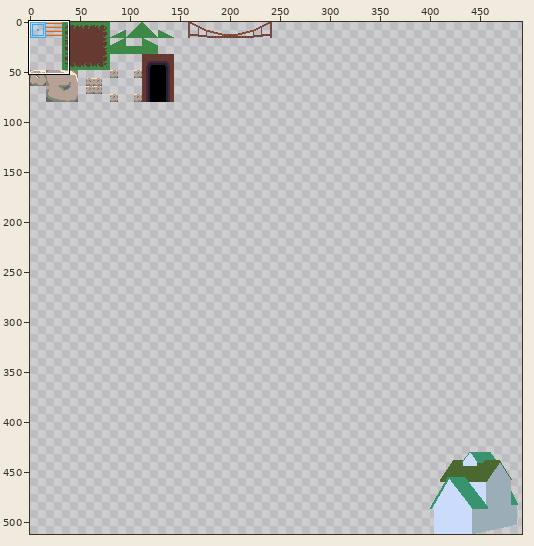
Edited in one commit: pixel-art file (assets/images/tilesheet.aseprite). The picture above shows the old version from afar; the outline marks the close-up.
Close-up. As it was:
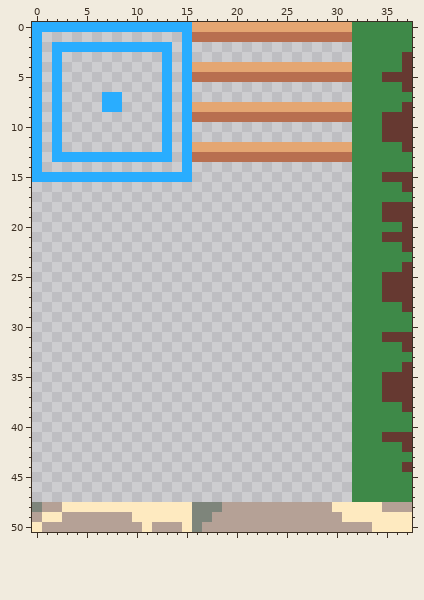
512x512 pixels, 1 frame. Shown: x 0..37, y 0..50. The wide view leaves out empty margins.
Once edited:
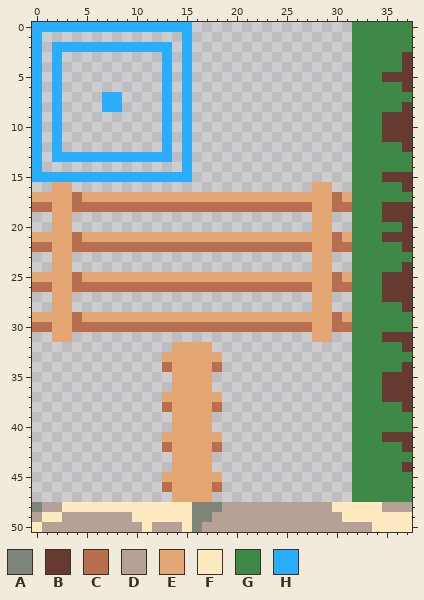
Palette (. is transparent): A #7e857b  B #663931  C #b86f50  D #b5a196  E #e4a672  F #feeac0  G #3e8948  H #29adff
Diff:
layer "Layer 2 #2" added
--- layers "Layer 2 #2", "Layer 2"
@@ x 0..37 @@
- 0 HHHHHHHHHHHHHHHHEEEEEEEEEEEEEEEEGGGGGG
- 1 H..............HCCCCCCCCCCCCCCCCGGGGGG
+ 0 HHHHHHHHHHHHHHHH................GGGGGG
+ 1 H..............H................GGGGGG
  2 H.HHHHHHHHHHHH.H................GGGGGG
  3 H.H..........H.H................GGGGGB
- 4 H.H..........H.HEEEEEEEEEEEEEEEEGGGGGB
- 5 H.H..........H.HCCCCCCCCCCCCCCCCGGGBBB
+ 4 H.H..........H.H................GGGGGB
+ 5 H.H..........H.H................GGGBBB
  6 H.H..........H.H................GGGGGB
  7 H.H....HH....H.H................GGGGGG
- 8 H.H....HH....H.HEEEEEEEEEEEEEEEEGGGGGB
- 9 H.H..........H.HCCCCCCCCCCCCCCCCGGGBBB
+ 8 H.H....HH....H.H................GGGGGB
+ 9 H.H..........H.H................GGGBBB
 10 H.H..........H.H................GGGBBB
 11 H.H..........H.H................GGGBBB
-12 H.H..........H.HEEEEEEEEEEEEEEEEGGGGGB
-13 H.HHHHHHHHHHHH.HCCCCCCCCCCCCCCCCGGGGGG
+12 H.H..........H.H................GGGGGB
+13 H.HHHHHHHHHHHH.H................GGGGGG
 14 H..............H................GGGGGG
 15 HHHHHHHHHHHHHHHH................GGGBBB
-16 ................................GGGGGB
-17 ................................GGGGGG
-18 ................................GGGBBB
-19 ................................GGGBBB
-20 ................................GGGGGB
-21 ................................GGGBBB
-22 ................................GGGGGB
-23 ................................GGGGGG
-24 ................................GGGGGB
-25 ................................GGGBBB
-26 ................................GGGBBB
-27 ................................GGGBBB
-28 ................................GGGGGB
-29 ................................GGGGGG
-30 ................................GGGGGG
-31 ................................GGGBBB
-32 ................................GGGGGB
-33 ................................GGGGGG
-34 ................................GGGGGB
-35 ................................GGGBBB
-36 ................................GGGBBB
-37 ................................GGGBBB
-38 ................................GGGGGB
-39 ................................GGGGGG
-40 ................................GGGGGG
-41 ................................GGGBBB
-42 ................................GGGGGB
-43 ................................GGGGGG
-44 ................................GGGGGB
-45 ................................GGGGGG
-46 ................................GGGGGG
-47 ................................GGGGGG
+16 ..EE........................EE..GGGGGB
+17 EEEECEEEEEEEEEEEEEEEEEEEEEEEEECEGGGGGG
+18 CCEECCCCCCCCCCCCCCCCCCCCCCCCEECCGGGBBB
+19 ..EE........................EE..GGGBBB
+20 ..EE........................EE..GGGGGB
+21 EEEECEEEEEEEEEEEEEEEEEEEEEEEEECEGGGBBB
+22 CCEECCCCCCCCCCCCCCCCCCCCCCCCEECCGGGGGB
+23 ..EE........................EE..GGGGGG
+24 ..EE........................EE..GGGGGB
+25 EEEECEEEEEEEEEEEEEEEEEEEEEEEEECEGGGBBB
+26 CCEECCCCCCCCCCCCCCCCCCCCCCCCEECCGGGBBB
+27 ..EE........................EE..GGGBBB
+28 ..EE........................EE..GGGGGB
+29 EEEECEEEEEEEEEEEEEEEEEEEEEEEEECEGGGGGG
+30 CCEECCCCCCCCCCCCCCCCCCCCCCCCEECCGGGGGG
+31 ..EE........................EE..GGGBBB
+32 ..............EEEE..............GGGGGB
+33 .............EEEEEE.............GGGGGG
+34 .............CEEEEC.............GGGGGB
+35 ..............EEEE..............GGGBBB
+36 ..............EEEE..............GGGBBB
+37 .............EEEEEE.............GGGBBB
+38 .............CEEEEC.............GGGGGB
+39 ..............EEEE..............GGGGGG
+40 ..............EEEE..............GGGGGG
+41 .............EEEEEE.............GGGBBB
+42 .............CEEEEC.............GGGGGB
+43 ..............EEEE..............GGGGGG
+44 ..............EEEE..............GGGGGB
+45 .............EEEEEE.............GGGGGG
+46 .............CEEEEC.............GGGGGG
+47 ..............EEEE..............GGGGGG
 48 ADDFFFFFFFFFFFFFAAADDDDDDDDDDDFFFFFDDD
